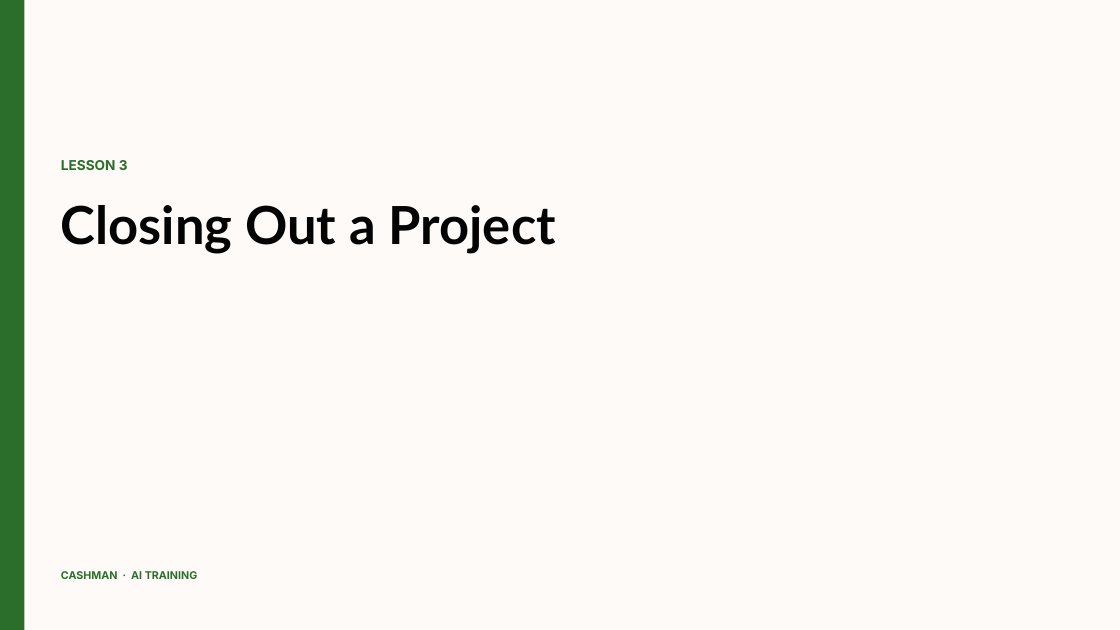
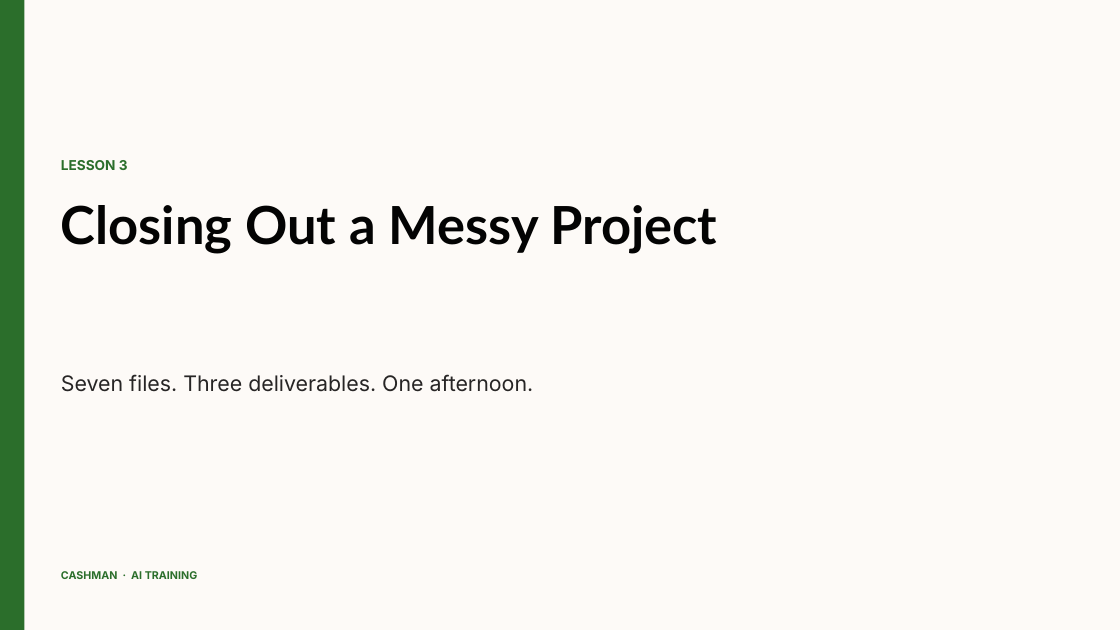
Before and after one commit to psun-jaycashman/cashman-ai-training, a slide deck: slide 1 of docs/video-scripts/slides/pptx/module-4/lesson-4-3-data-cleanup.pptx. Drawn at 1120x630 pixels with LibreOffice and Linux fonts; fonts in the diff are those of the drawing. Boxes give left, top, right and bottom in pixels: in the first picture for what was removed or moved away, otherwise in the second. Text is boxed around its words. In the diff, an @@ line names an element or a change of style, - is before the commit and + after.

```diff
--- a/docs/video-scripts/slides/pptx/module-4/lesson-4-3-data-cleanup.pptx
+++ b/docs/video-scripts/slides/pptx/module-4/lesson-4-3-data-cleanup.pptx
@@ text at [61, 205, 717, 254]: text changed @@
-Closing Out a Project
+Closing Out a Messy Project
@@ text added at [61, 374, 534, 392], 22 pt, text #272525 @@
+Seven files. Three deliverables. One afternoon.
```
Also in this commit, not shown: 3 other slides changed, 1 slide added, 39 other files.
